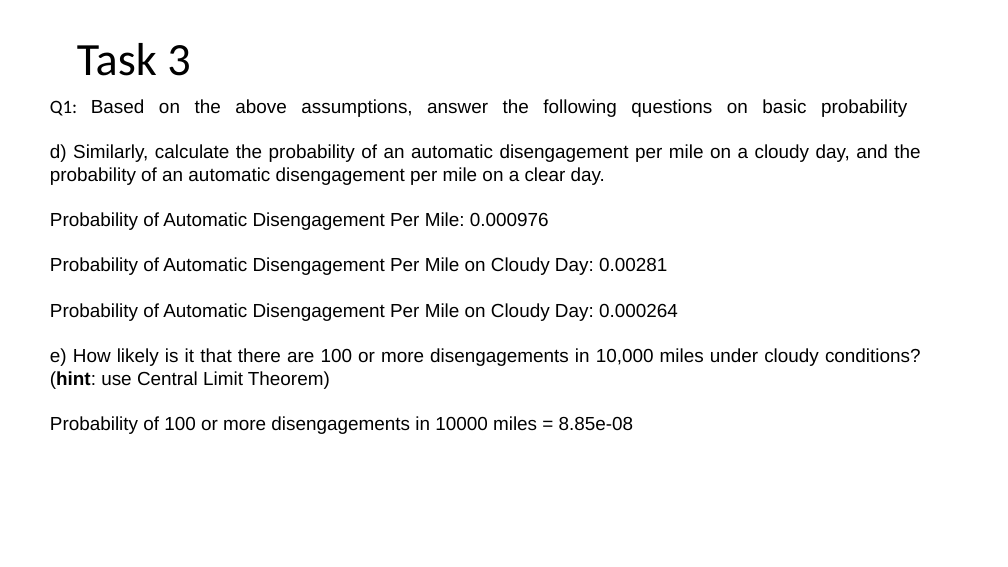
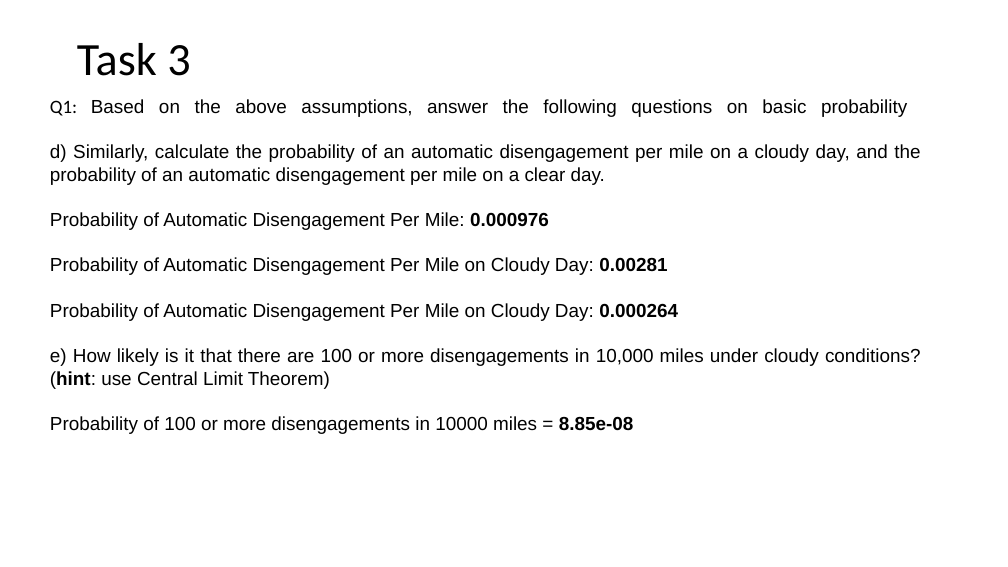
Before and after one commit to mrojaspell/MP1, a slide deck: slide 3 of Powerpoints/mp1_part_2_powerpoint.pptx. Drawn at 1008x567 pixels with LibreOffice and Linux fonts; fonts in the diff are those of the drawing. Boxes give left, top, right and bottom in pixels: in the first picture for what was removed or moved away, otherwise in the second. Text is boxed around its words. In the diff, an @@ line names an element or a change of style, - is before the commit and + after.

```diff
--- a/Powerpoints/mp1_part_2_powerpoint.pptx
+++ b/Powerpoints/mp1_part_2_powerpoint.pptx
@@ text at (50, 212, 678, 434): bold on in "0.000976", "0.00281", "0.000264", "8.85e-08" @@
```
Also in this commit, not shown: 7 other slides changed, 9 other files.
